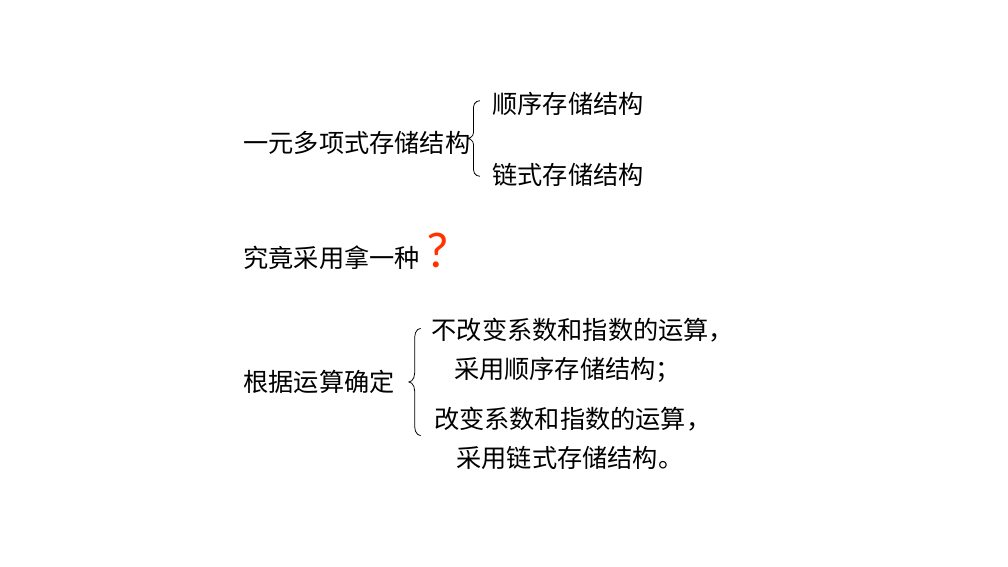
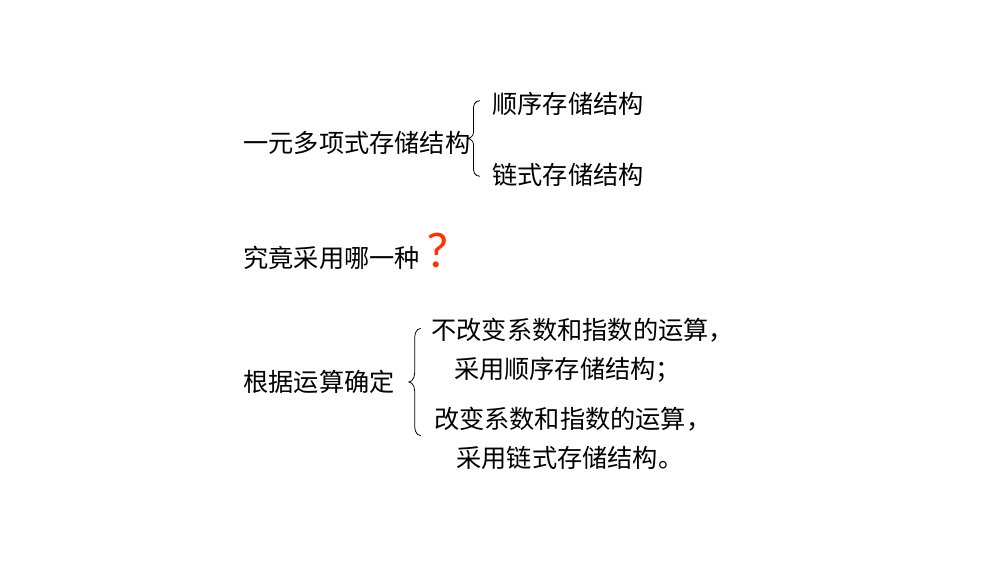
Before and after one commit to Gempittance/Data_Structur_Build, a slide deck: slide 72 of 数据结构PPT/ds2.pptx (slide 73 before the commit). Drawn at 1008x567 pixels with LibreOffice and Linux fonts; fonts in the diff are those of the drawing. Boxes give left, top, right and bottom in pixels: in the first picture for what was removed or moved away, otherwise in the second. Text is boxed around its words. In the diff, an @@ line names an element or a change of style, - is before the commit and + after.

```diff
--- a/数据结构PPT/ds2.pptx
+++ b/数据结构PPT/ds2.pptx
@@ text at (244, 245, 420, 269): text changed @@
-究竟采用拿一种 ?
+究竟采用哪一种 ?
```
Also in this commit, not shown: 27 other slides changed, 1 slide added, 2 other files.
